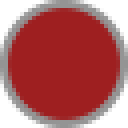
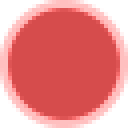
Comparing the layer stacks of the two 128px x 128px images. Changes:
pixels changed over [0, 0, 128, 128] (layer not identified)
